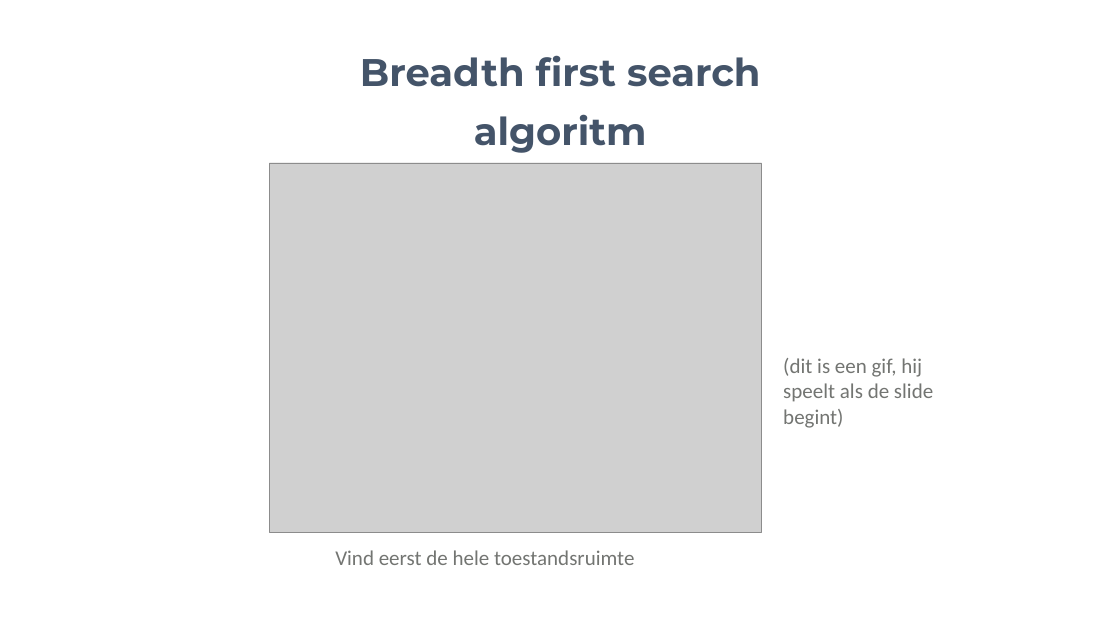
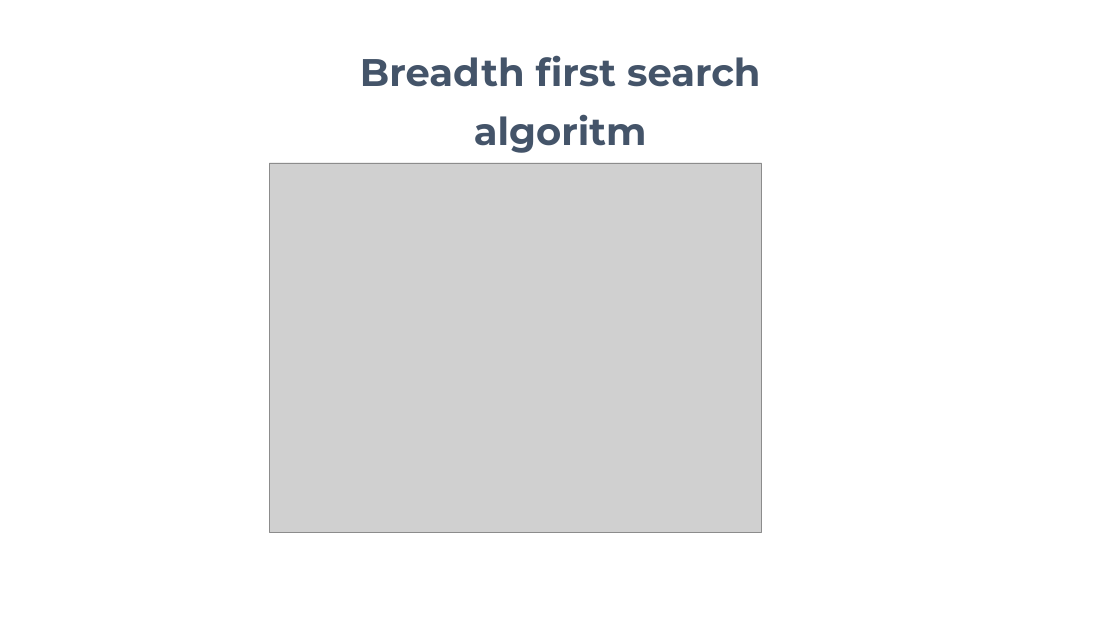
Before and after one commit to KevinVuongly/ProgrAmsterdam, a slide deck: slide 5 of RushHour presentatie 2.pptx. Drawn at 1120x630 pixels with LibreOffice and Linux fonts; fonts in the diff are those of the drawing; grey boxes stand for pictures. Boxes give left, top, right and bottom in pixels: in the first picture for what was removed or moved away, otherwise in the second. Text is boxed around its words. In the diff, an @@ line names an element or a change of style, - is before the commit and + after.

```diff
--- a/RushHour presentatie 2.pptx
+++ b/RushHour presentatie 2.pptx
@@ text removed at [783,358,933,428] @@
-(dit is een gif, hij speelt als de slide begint)
@@ text removed at [335,550,634,565] @@
-Vind eerst de hele toestandsruimte
```
Also in this commit, not shown: 2 other slides changed, 2 slides added, 1 slide removed, 1 other file.
